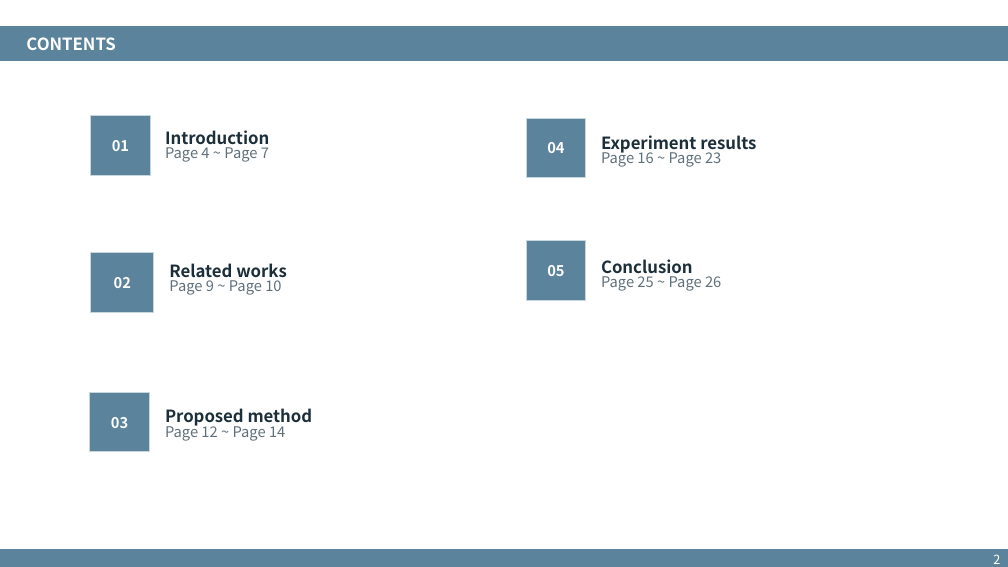
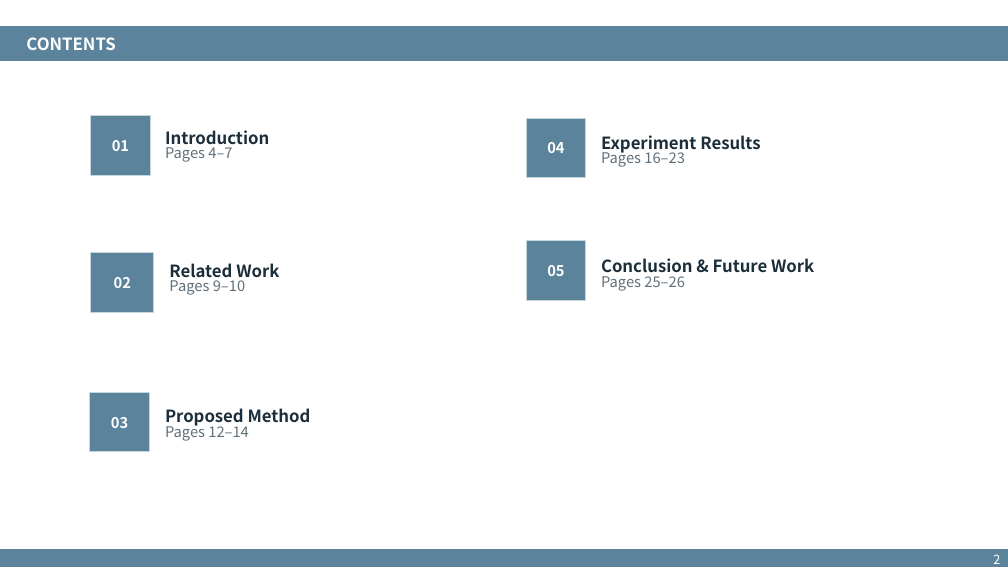
Before and after one commit to xdfg12456/llama-mtp, a slide deck: slide 2 of doc/mtp_with_consistency_method_v2.pptx. Drawn at 1008x567 pixels with LibreOffice and Linux fonts; fonts in the diff are those of the drawing. Boxes give left, top, right and bottom in pixels: in the first picture for what was removed or moved away, otherwise in the second. Text is boxed around its words. In the diff, an @@ line names an element or a change of style, - is before the commit and + after.

```diff
--- a/doc/mtp_with_consistency_method_v2.pptx
+++ b/doc/mtp_with_consistency_method_v2.pptx
@@ text at (165,144,232,162): text changed @@
-Page 4 ~ Page 7
+Pages 4–7
@@ text at (601,135,760,154): text changed @@
-Experiment results
+Experiment Results
@@ text at (601,149,685,167): text changed @@
-Page 16 ~ Page 23
+Pages 16–23
@@ text at (169,263,279,282): text changed @@
-Related works
+Related Work
@@ text at (601,258,814,277): text changed @@
-Conclusion
+Conclusion & Future Work
@@ text at (169,276,245,295): text changed @@
-Page 9 ~ Page 10
+Pages 9–10
@@ text at (601,272,685,291): text changed @@
-Page 25 ~ Page 26
+Pages 25–26
@@ text at (165,408,311,427): text changed @@
-Proposed method
+Proposed Method
@@ text at (165,422,249,441): text changed @@
-Page 12 ~ Page 14
+Pages 12–14
```
Also in this commit, not shown: 23 other slides changed.
